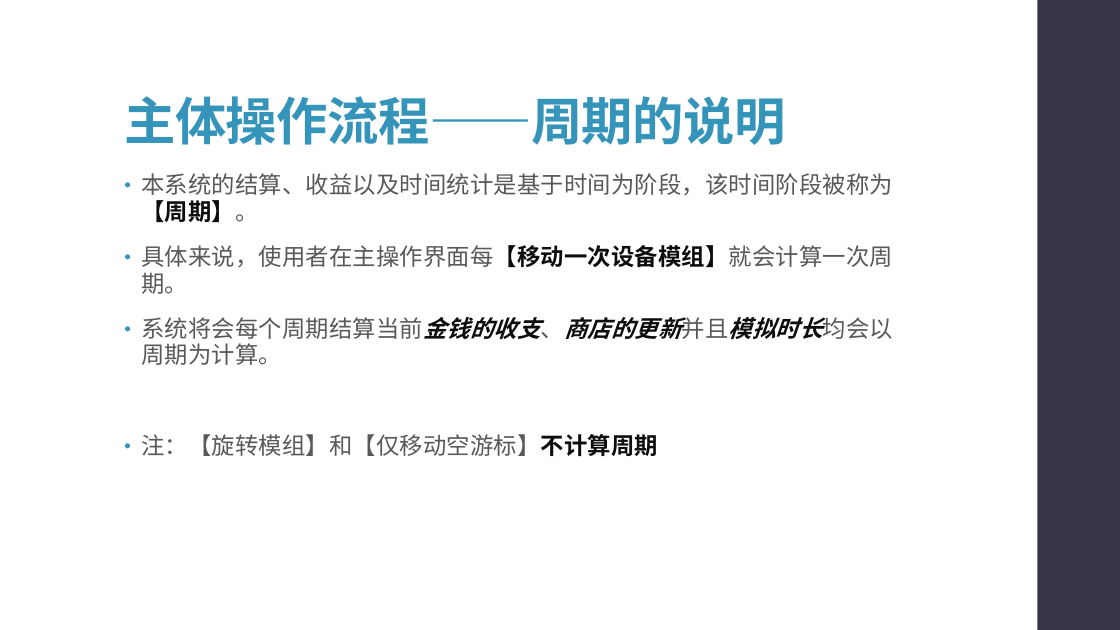
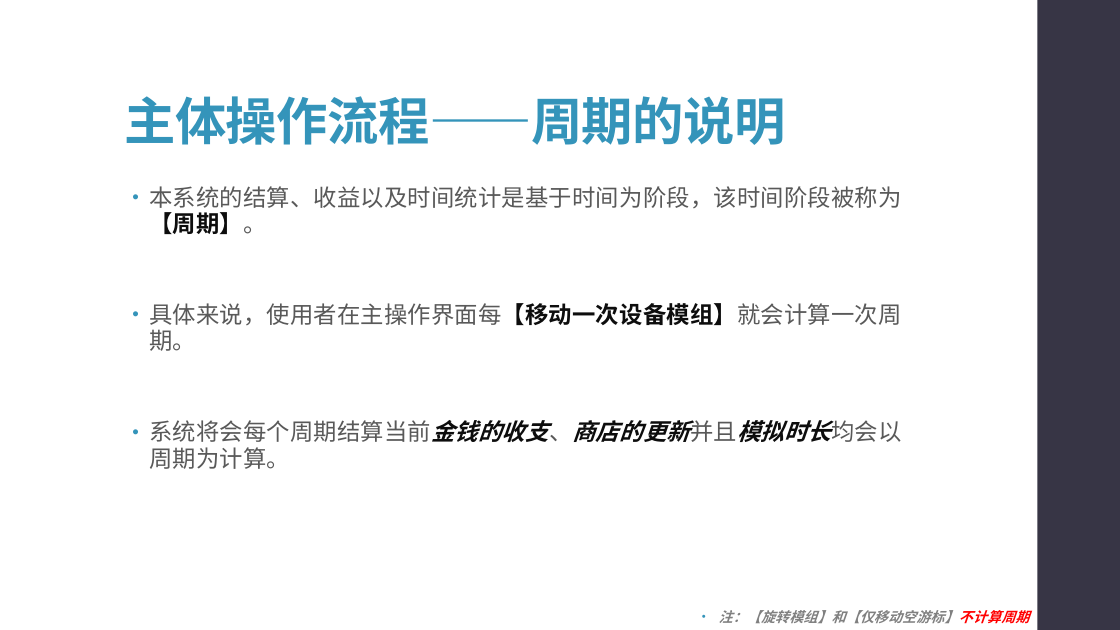
Before and after one commit to syx007/GamePlayGround, a slide deck: slide 7 of document/ROOT 操作指南.pptx. Drawn at 1120x630 pixels with LibreOffice and Linux fonts; fonts in the diff are those of the drawing. Boxes give left, top, right and bottom in pixels: in the first picture for what was removed or moved away, otherwise in the second. Text is boxed around its words. In the diff, an @@ line names an element or a change of style, - is before the commit and + after.

```diff
--- a/document/ROOT 操作指南.pptx
+++ b/document/ROOT 操作指南.pptx
@@ text "本系统的结算、收益以及时间统计是基于时间为阶段，该时间阶段被称为【周期】。": place and size @@
-text "本系统的结算、收益以及时间统计是基于时间为阶段，该时间阶段被称为【周期】。" at (141, 173, 893, 456)
+text "本系统的结算、收益以及时间统计是基于时间为阶段，该时间阶段被称为【周期】。" at (149, 186, 901, 469)
@@ text at (141, 434, 658, 456): paragraph removed @@
-• 注：【旋转模组】和【仅移动空游标】不计算周期
@@ text added at (719, 610, 1030, 624), 12 pt, text #808080, bold, italic @@
+• 注：【旋转模组】和【仅移动空游标】不计算周期
```
Also in this commit, not shown: 11 other slides changed, 3 slides added, 1 slide removed.
